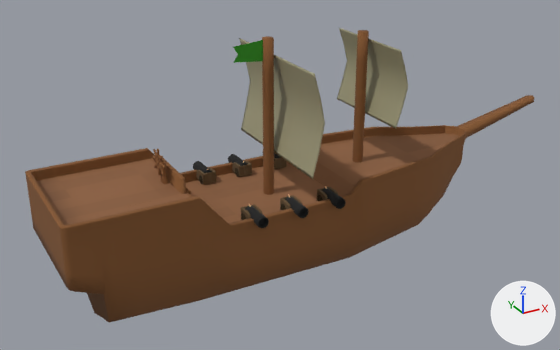
The Blender file PiratesAndParabolas/Ships+/BigShip.blend: old version first, new version second.
Camera for both pictures: a 50 mm lens placed at (-42.0, -104.9, 44.7), pointed at (3.2, -22.8, 3.7). Every picture has the same lights, and +X, +Y and +Z are marked at lower right.
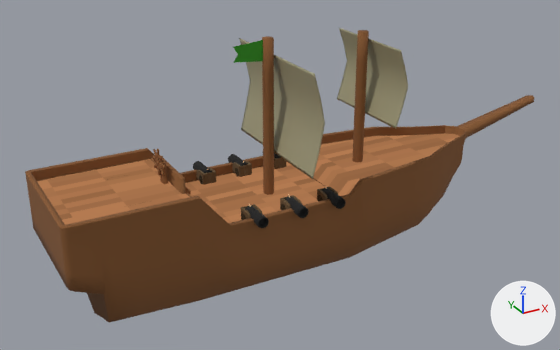
The change, as a list of edits to the scene's bpy script:
```text
Add img_deck:
    img_deck = load_image('Deck', 'DeckMaterial.png', 1024, 1024, 'sRGB')
Change mat_deck_003:
    remove # nodes: BsdfPrincipled, Mapping, OutputMaterial, TexBrick, TexCoord
    remove # colours: brown #8f6241, brown #82593a, brown #906342
    nodes: OutputMaterial, TexImage
    uses the picture img_deck
Change me_plane_006:
    where me_plane_006.from_pydata(...)  # 1121 vertices, 1110 faces; spans x -27.7..46.1, y -9.1..9.1, z -8.9..8.8
    used by ob_ship_001; location = (0.0, -24.39, 0.0)
    me_plane_006 part 1: texture (UV) coordinates of 1110 of 1110 faces, centred in x -27.7..45.9, y -9.0..9.0, z -8.2..8.8, changed; they spanned u 0.0..1.0, v 0.0..0.5 and now span u 0.0..0.99, v 0.0..1.0
```

Changed parts and their boxes (x1, y1, x2, y2) in the pictures (560 x 350 px):
'Ship.001', surface changed
    both: (34, 127, 462, 228)
part 1 of me_plane_006, surface changed
    both: (25, 95, 534, 323)
